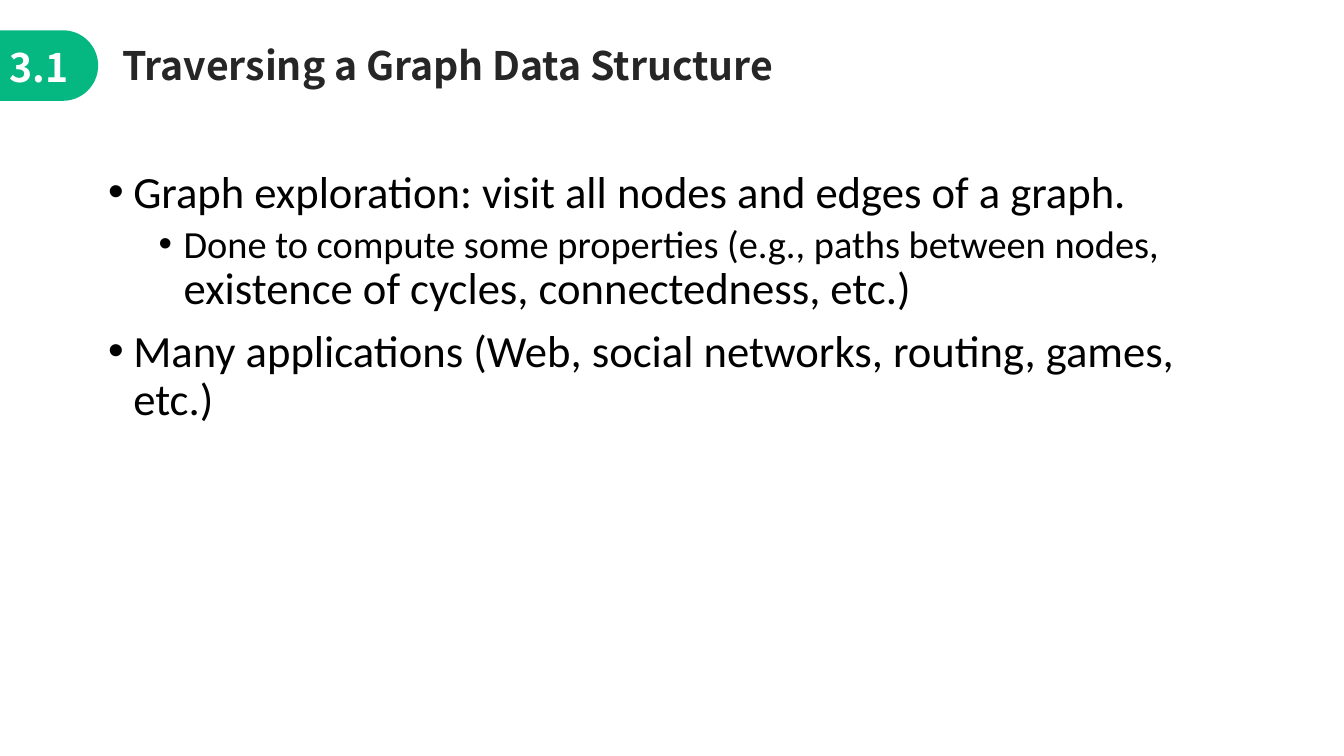
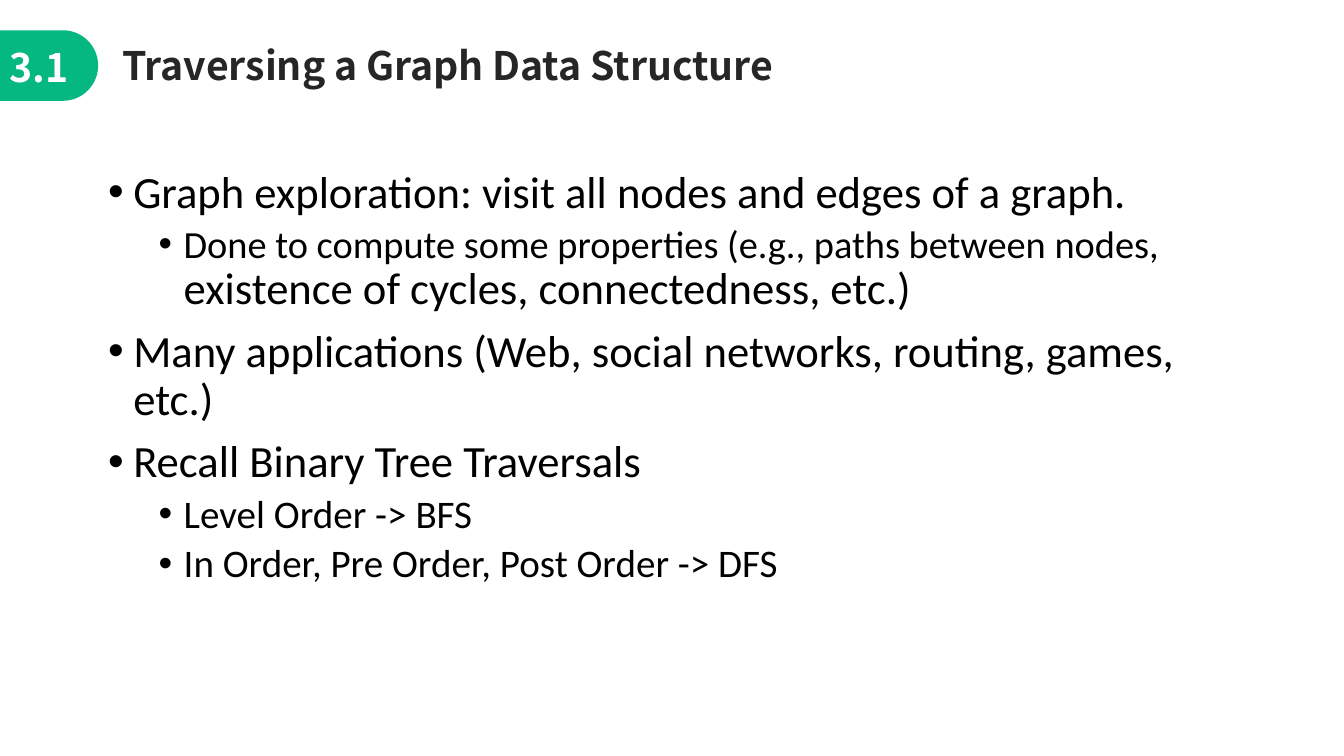
Before and after one commit to jimmyyih518/DSA2022Fall, a slide deck: slide 17 of week7/week7_slides.pptx. Drawn at 1344x756 pixels with LibreOffice and Linux fonts; fonts in the diff are those of the drawing. Boxes give left, top, right and bottom in pixels: in the first picture for what was removed or moved away, otherwise in the second. Text is boxed around its words. In the diff, an @@ line names an element or a change of style, - is before the commit and + after.

```diff
--- a/week7/week7_slides.pptx
+++ b/week7/week7_slides.pptx
@@ text at <box>133,446,777,582</box>: paragraphs added @@
+• Recall Binary Tree Traversals
+  • Level Order -> BFS
+  • In Order, Pre Order, Post Order -> DFS
```
Also in this commit, not shown: 3 other files.
